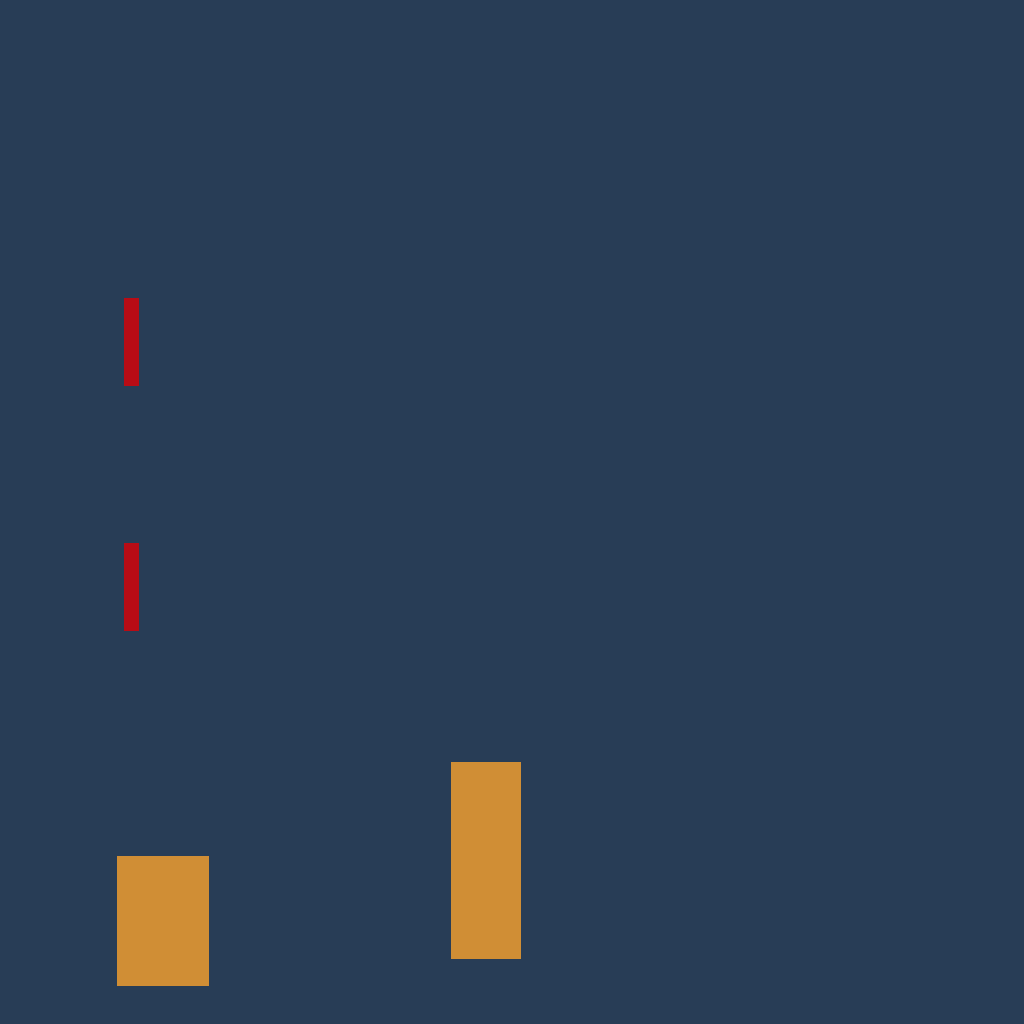
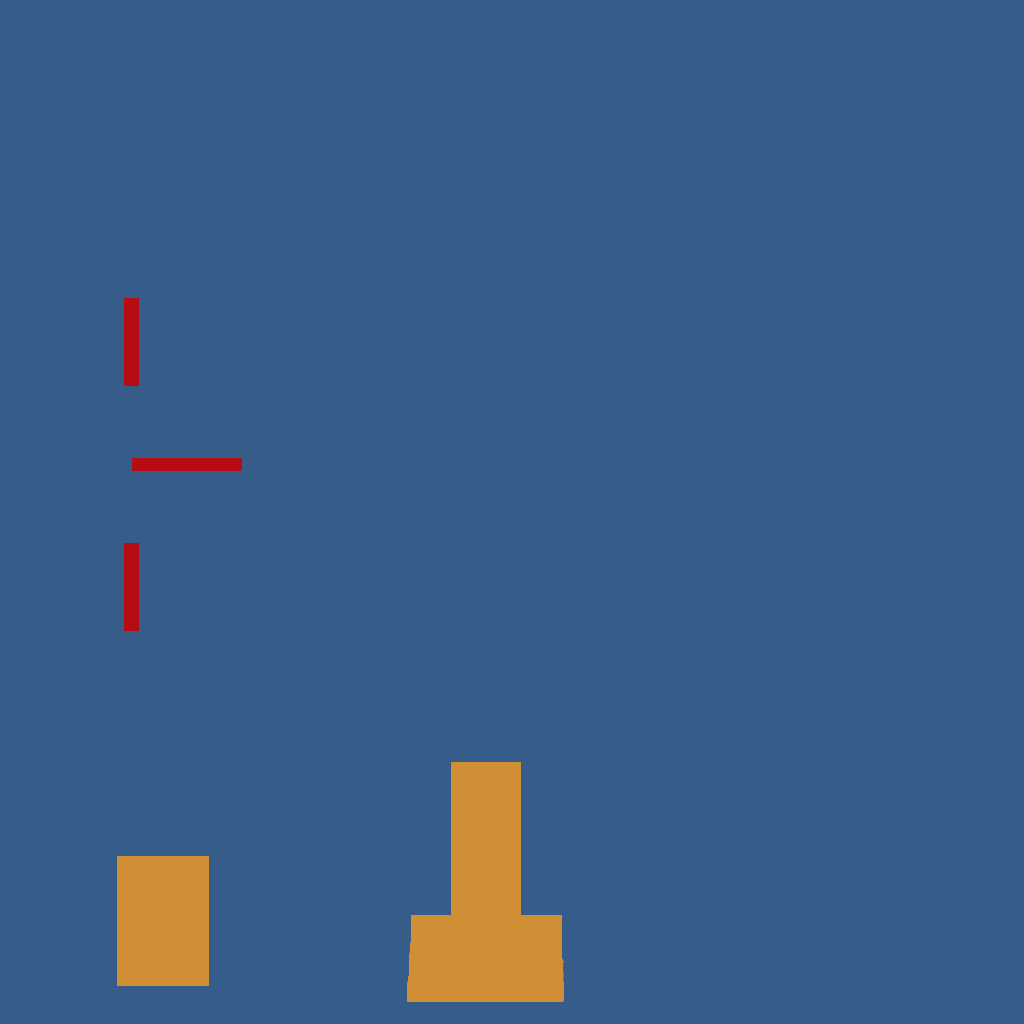
Comparing the layer stacks of the two 1024px x 1024px images. Changes:
painted on "body.png" over [0, 0, 1024, 1024]
